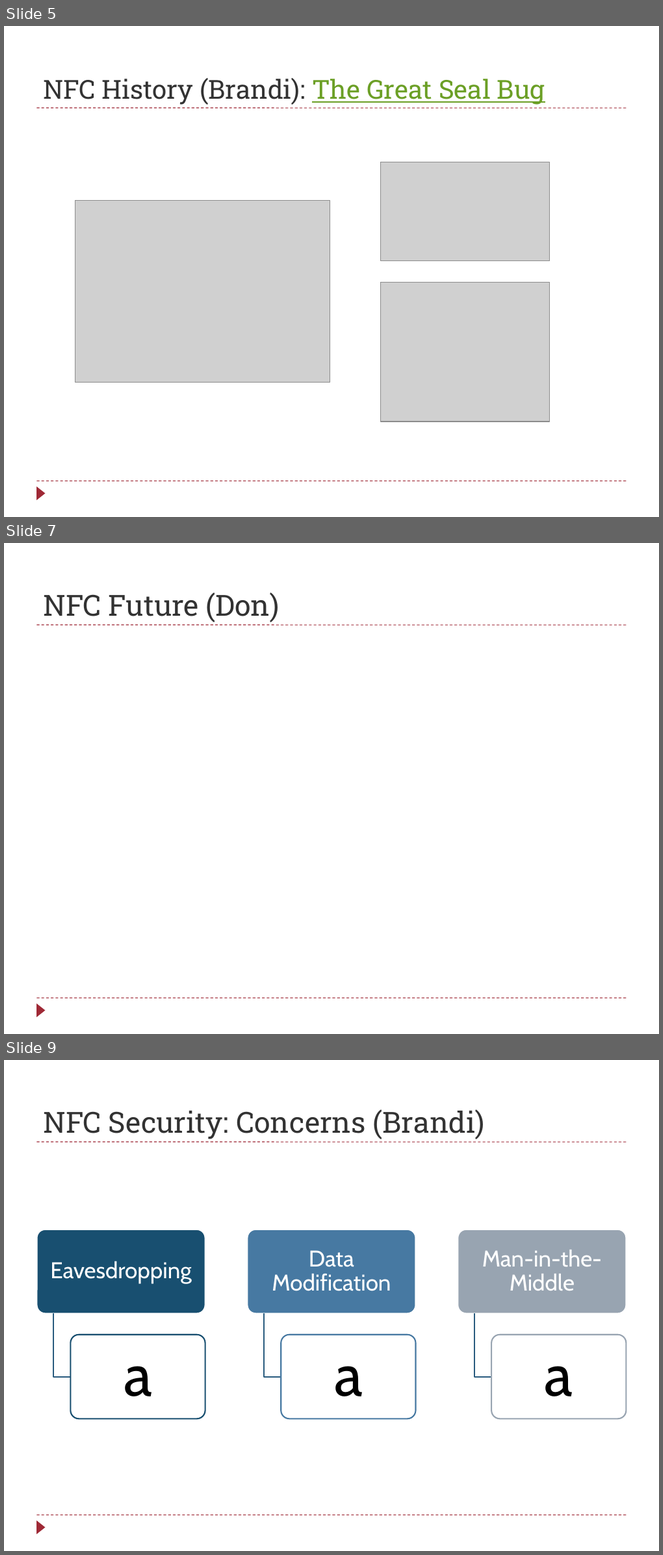
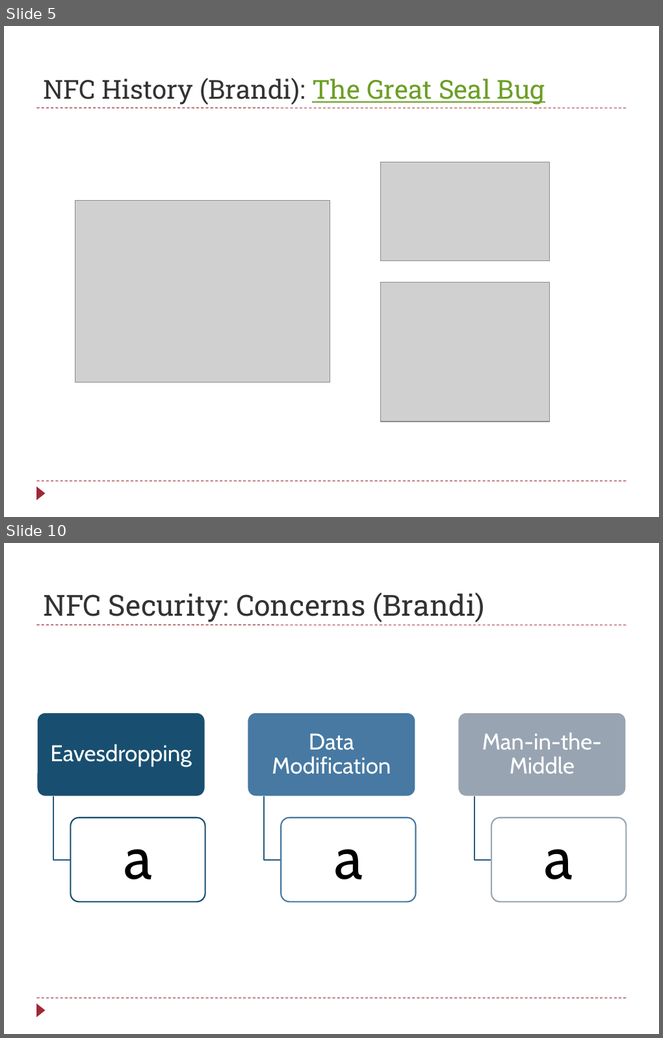
Before and after one commit to raikesd/NFCProject, a slide deck: NFC_brandi.pptx. Shown one above the other, each under a label of ours: slides 5, 7 and 9 before the commit, slides 5 and 10 after it; the slides between them are not shown. The pictures are 663x1555 and 663x1038 pixels, drawn with LibreOffice and Linux fonts; fonts in the diff are those of the drawing; grey boxes stand for pictures. Boxes give left, top, right and bottom in pixels: in the first picture for what was removed or moved away, otherwise in the second. Text is boxed around its words. In the diff, an @@ line names an element or a change of style, - is before the commit and + after.

```diff
--- a/NFC_brandi.pptx
+++ b/NFC_brandi.pptx
@@ slide 7 removed at [4, 543, 659, 1034], background #FFFFFF; not listed: 3 template elements that a slide beside it also shows @@
@@ title removed at [43, 592, 279, 622] @@
-NFC Future (Don)
@@ what was slide 9 is now slide 10 @@
```
Also in this commit, not shown: 2 slides changed, 2 slides added, 2 other files.
